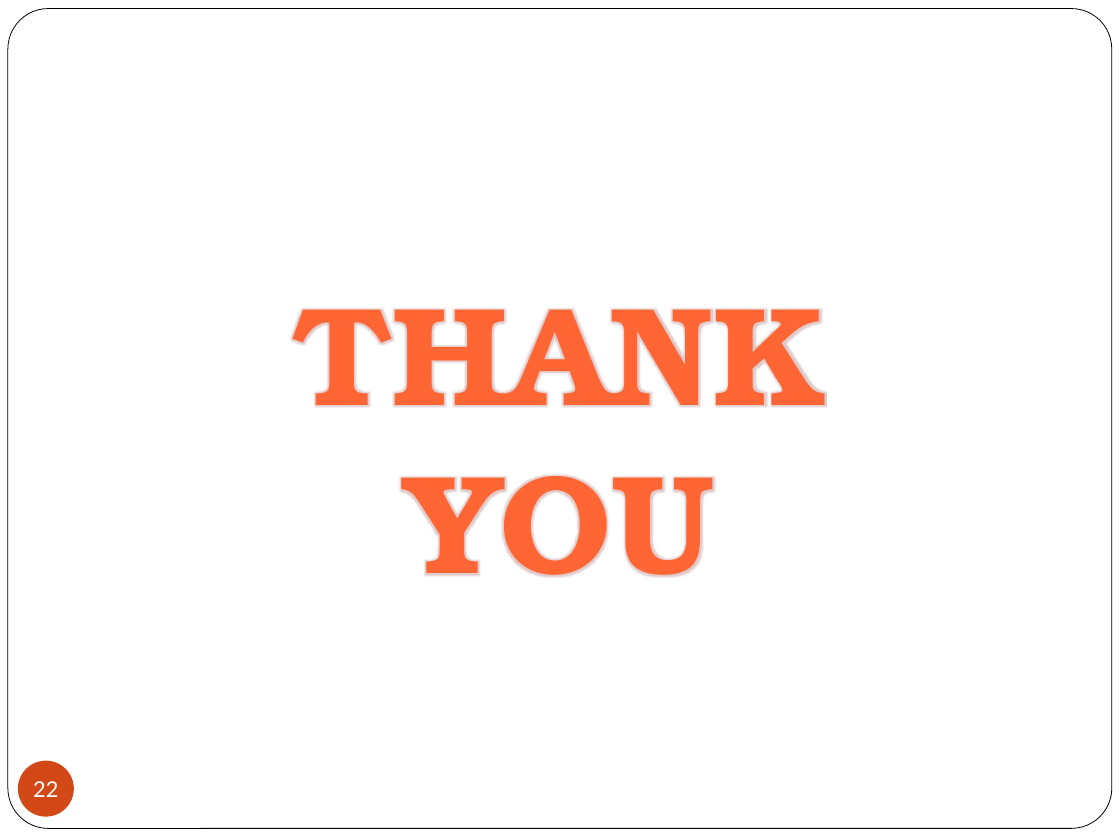
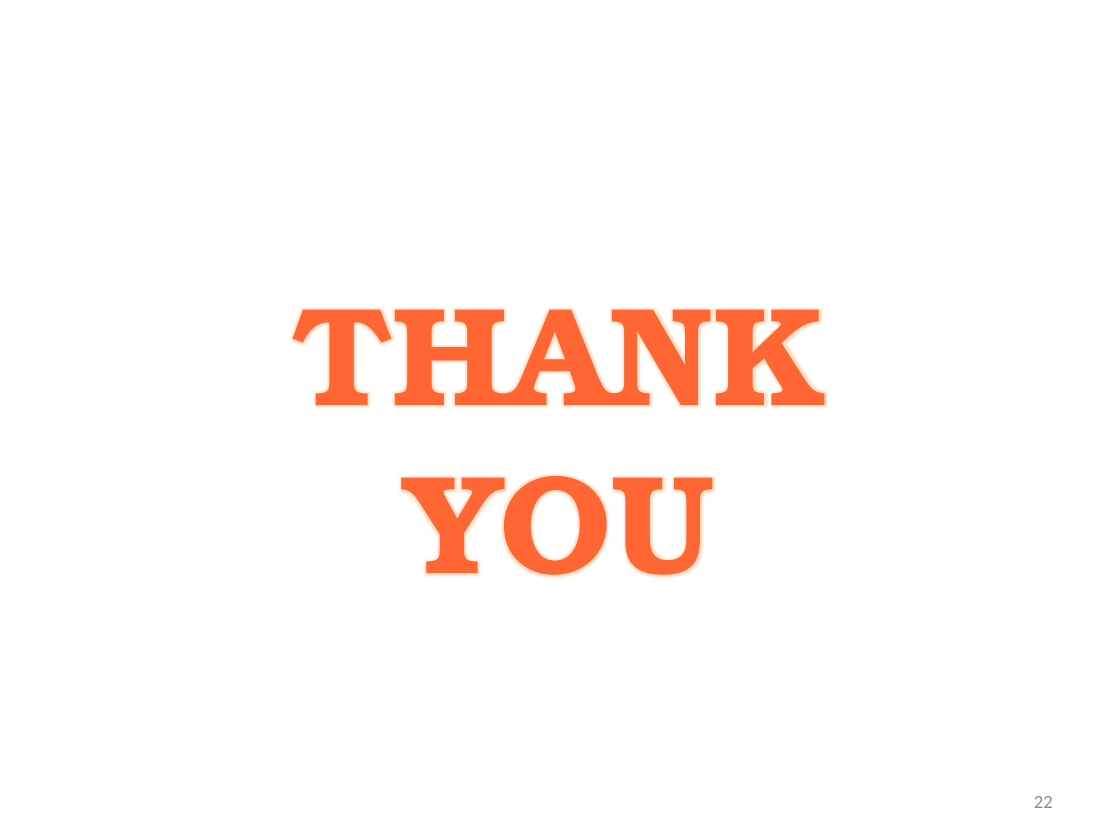
Before and after one commit to MaulikPatel295/MaulikPatel295, a slide deck: slide 22 of ALA/2160711_150124116006.pptx. Drawn at 1120x840 pixels with LibreOffice and Linux fonts; fonts in the diff are those of the drawing. Boxes give left, top, right and bottom in pixels: in the first picture for what was removed or moved away, otherwise in the second. Text is boxed around its words. In the diff, an @@ line names an element or a change of style, - is before the commit and + after.

```diff
--- a/ALA/2160711_150124116006.pptx
+++ b/ALA/2160711_150124116006.pptx
@@ rounded rectangle removed at <box>8,9,1112,829</box> @@
@@ page number: place and size @@
-page number at <box>18,760,74,816</box>
+page number at <box>1034,796,1053,808</box>
@@ page number at <box>1034,796,1053,808</box>: size 14 to 12 pt, font Lato to Calibri, text colour #FFFFFF to #8C8C8C; alignment justified to right; fill #D34817 to none @@
```
Also in this commit, not shown: 21 other slides changed, 1 other file.
